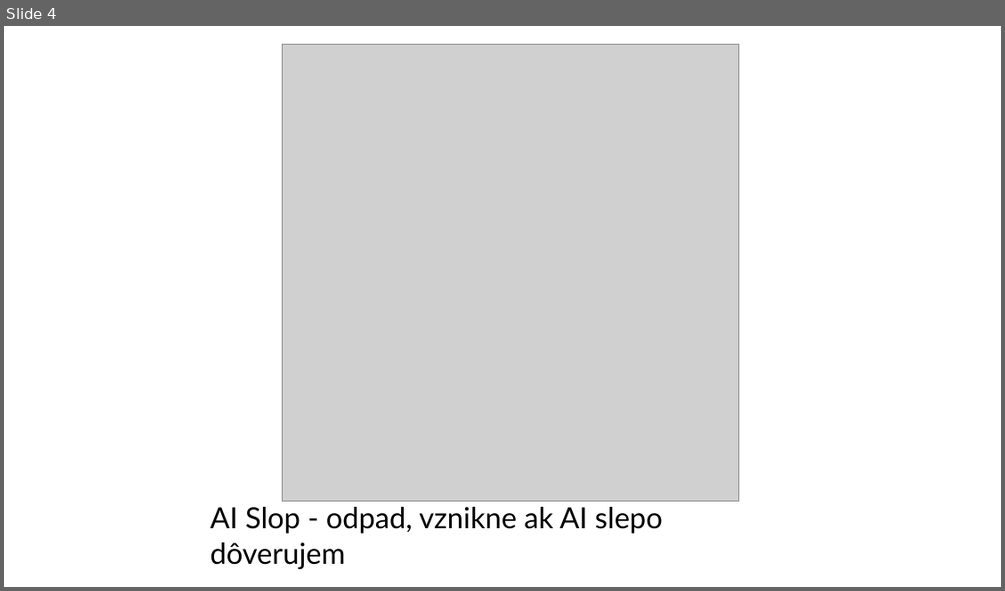
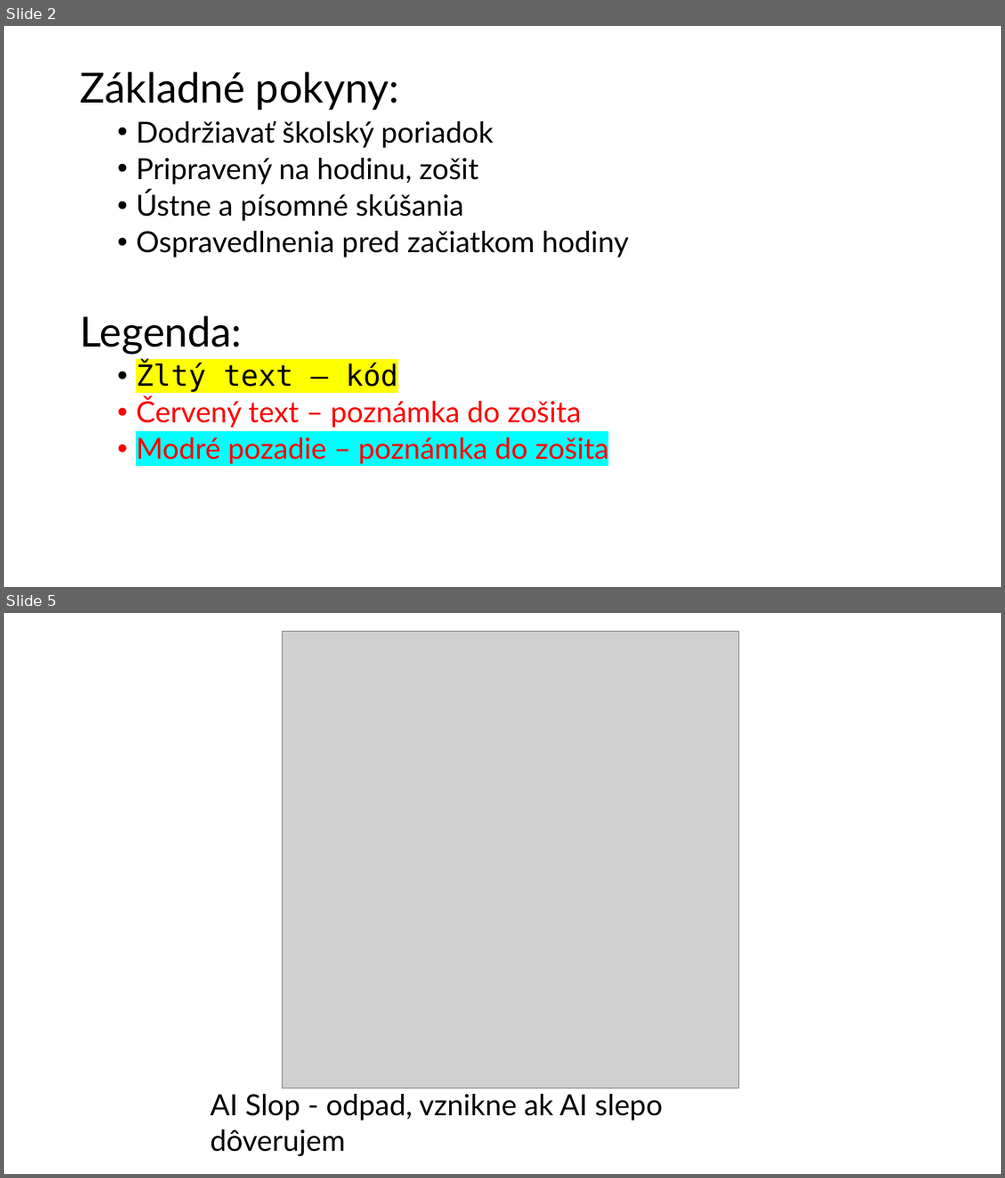
Before and after one commit to wagjo/oop, a slide deck: prezentacie/t01w.pptx. Shown one above the other, each under a label of ours: slide 4 before the commit, slides 2 and 5 after it; the slides between them are not shown. The pictures are 1005x591 and 1005x1178 pixels, drawn with LibreOffice and Linux fonts; fonts in the diff are those of the drawing; grey boxes stand for pictures. Boxes give left, top, right and bottom in pixels: in the first picture for what was removed or moved away, otherwise in the second. Text is boxed around its words. In the diff, an @@ line names an element or a change of style, - is before the commit and + after.

```diff
--- a/prezentacie/t01w.pptx
+++ b/prezentacie/t01w.pptx
@@ slide 2 added at [4, 26, 1001, 587], background #FFFFFF @@
@@ text added at [80, 71, 628, 465], 28 pt, text #000000 @@
+Základné pokyny:
+  • Dodržiavať školský poriadok
+  • Pripravený na hodinu, zošit
+  • Ústne a písomné skúšania
+  • Ospravedlnenia pred začiatkom hodiny
+Legenda:
+  • Žltý text – kód
+  • Červený text – poznámka do zošita
+  • Modré pozadie – poznámka do zošita
@@ what was slide 4 is now slide 5 @@
```
Also in this commit, not shown: 8 slides changed, 1 other slide added, 2 other files.
